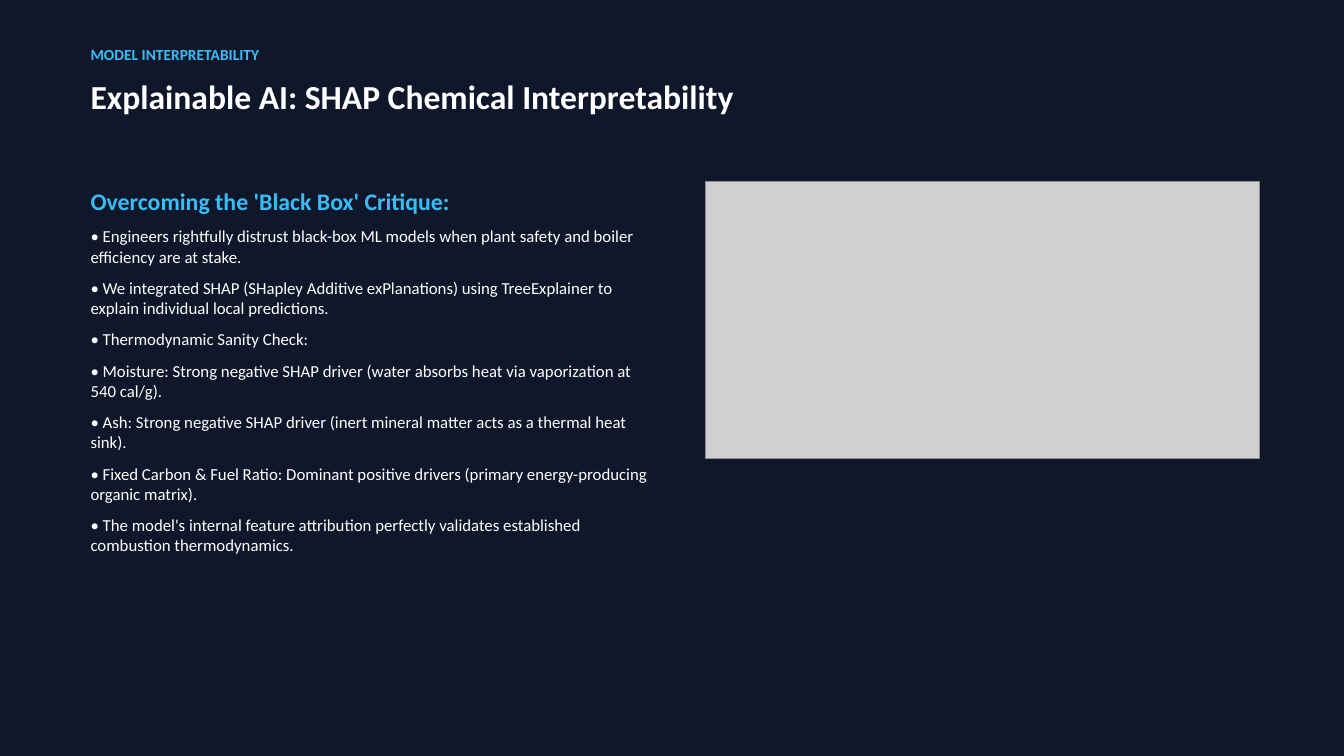
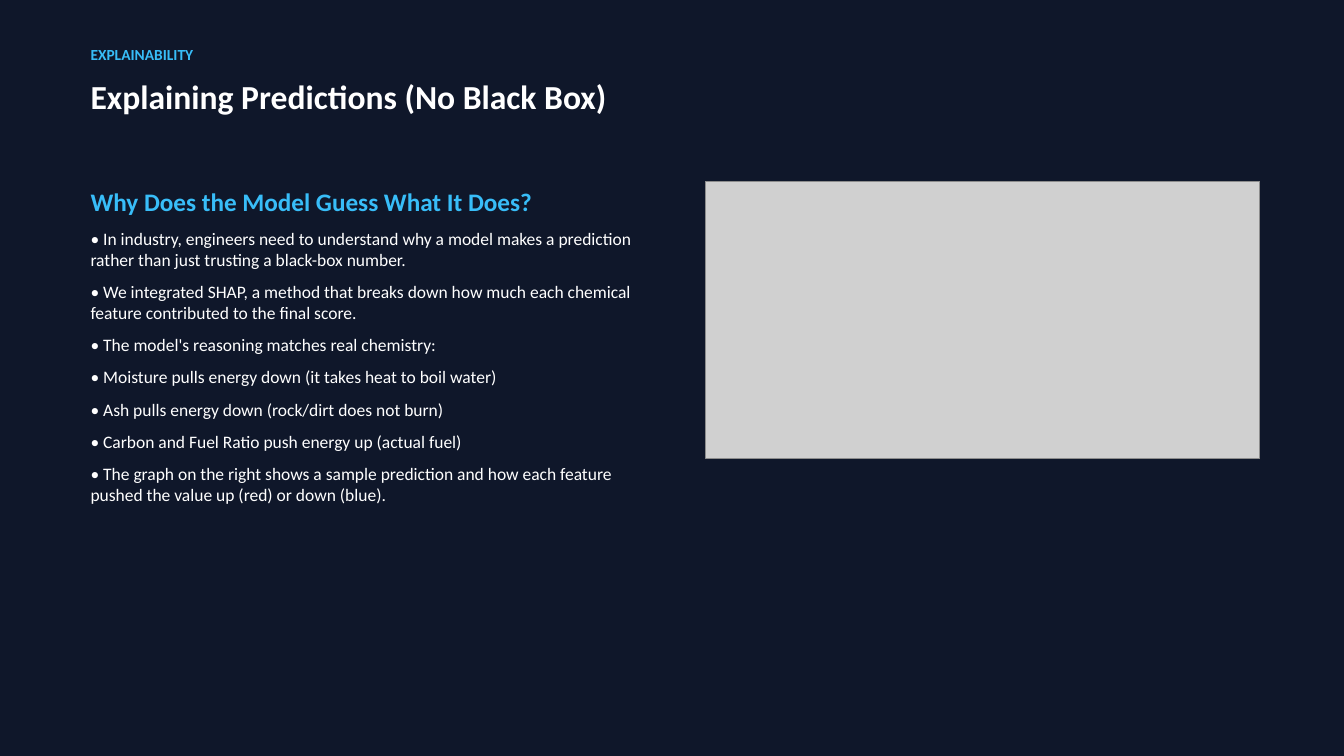
Before and after one commit to anurag-mitti/gcv_predictor, a slide deck: slide 9 of Coal_GCV_Prediction_Presentation.pptx. Drawn at 1344x756 pixels with LibreOffice and Linux fonts; fonts in the diff are those of the drawing; grey boxes stand for pictures. Boxes give left, top, right and bottom in pixels: in the first picture for what was removed or moved away, otherwise in the second. Text is boxed around its words. In the diff, an @@ line names an element or a change of style, - is before the commit and + after.

Commit message:
Simplify slide language and balance architecture diagram left-to-right

```diff
--- a/Coal_GCV_Prediction_Presentation.pptx
+++ b/Coal_GCV_Prediction_Presentation.pptx
@@ text at <box>91,50,194,60</box>: text changed @@
-MODEL INTERPRETABILITY
+EXPLAINABILITY
@@ text at <box>91,84,606,115</box>: text changed @@
-Explainable AI: SHAP Chemical Interpretability
+Explaining Predictions (No Black Box)
@@ text at <box>91,193,631,504</box>: text changed; size 12 to 12.5 pt @@
-Overcoming the 'Black Box' Critique:
-• Engineers rightfully distrust black-box ML models when plant safety and boiler efficiency are at stake.
-• We integrated SHAP (SHapley Additive exPlanations) using TreeExplainer to explain individual local predictions.
-• Thermodynamic Sanity Check:
-• Moisture: Strong negative SHAP driver (water absorbs heat via vaporization at 540 cal/g).
-• Ash: Strong negative SHAP driver (inert mineral matter acts as a thermal heat sink).
-• Fixed Carbon & Fuel Ratio: Dominant positive drivers (primary energy-producing organic matrix).
-• The model's internal feature attribution perfectly validates established combustion thermodynamics.
+Why Does the Model Guess What It Does?
+• In industry, engineers need to understand why a model makes a prediction rather than just trusting a black-box number.
+• We integrated SHAP, a method that breaks down how much each chemical feature contributed to the final score.
+• The model's reasoning matches real chemistry:
+• Moisture pulls energy down (it takes heat to boil water)
+• Ash pulls energy down (rock/dirt does not burn)
+• Carbon and Fuel Ratio push energy up (actual fuel)
+• The graph on the right shows a sample prediction and how each feature pushed the value up (red) or down (blue).
```
Also in this commit, not shown: 9 other slides changed, 1 slide added, 1 slide removed, 3 other files.
